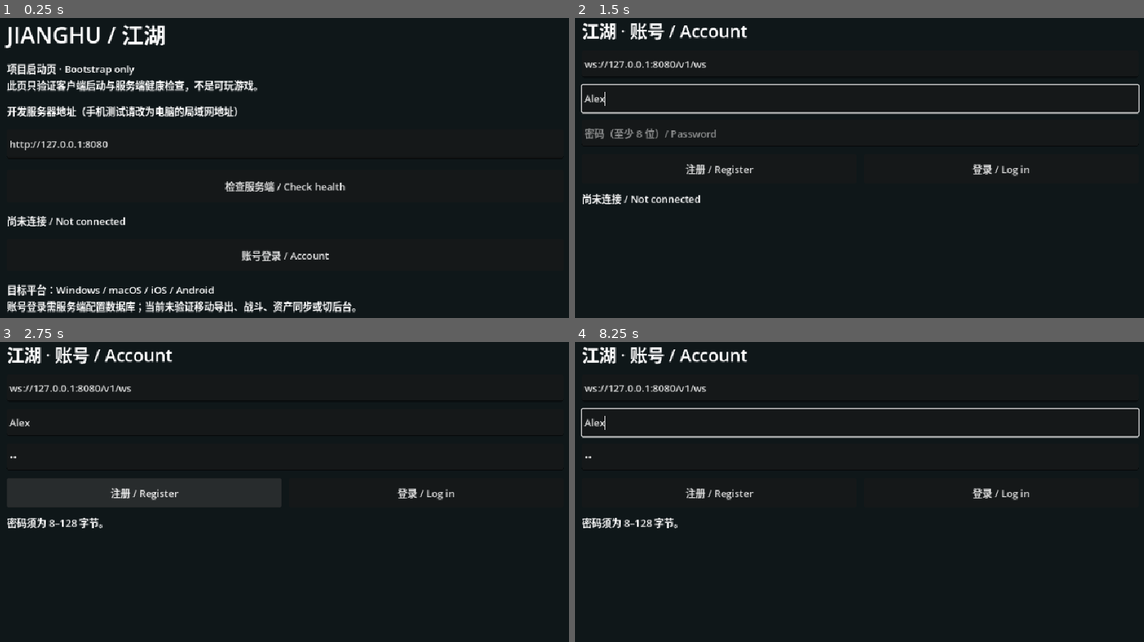
Above: before the commit, frames 1-4 (two rows, left to right).
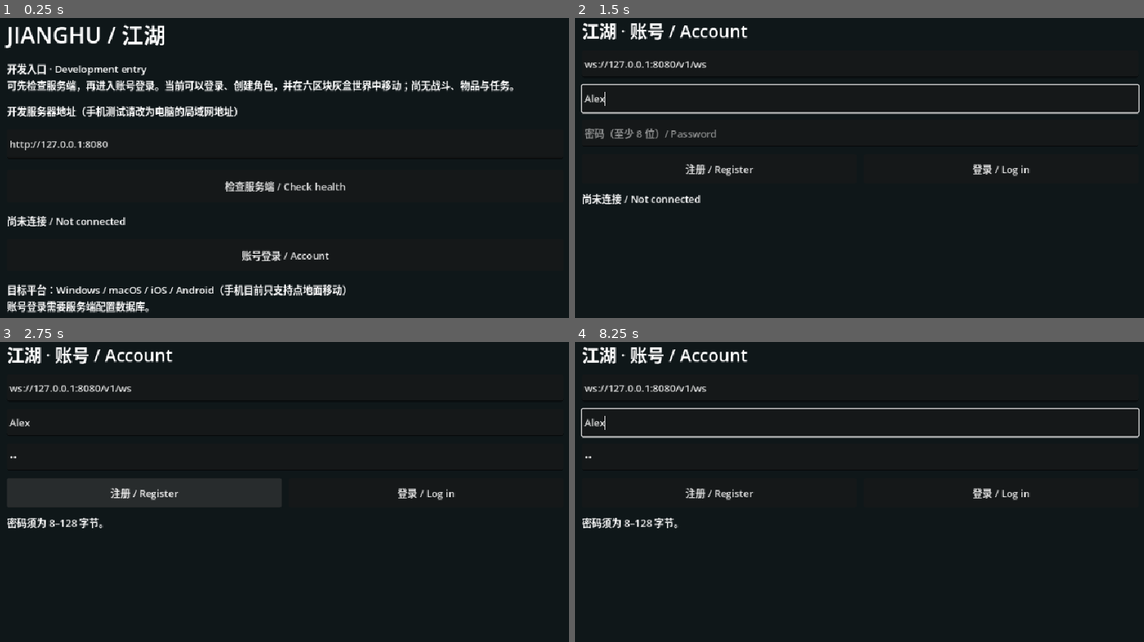
Above: after the commit, the same moments.

Repository: leiouliao-coder/jianghu
Game: Godot game, scene res://scenes/main.tscn
The game is run twice, just before and just after one commit, with the same random seed, the same clock (stepped at 60 frames per second) and the same inputs.
Inputs (mouse positions are in pixels of both pictures, inside the frame that each line leads up to):
- Up to frame 1 (0.25 s): no input
- Up to frame 2 (1.5 s): click "账号登录 / Account" at 0.5 s; click (859, 99) at 1.27 s; type "Alex" at 1.35 s
- Up to frame 3 (2.75 s): click (284, 456) at 1.5 s; type "12" at 1.58 s; click "注册 / Register" at 2 s
- Up to frame 4 (8.25 s): click "登录 / Log in" at 2.75 s; click "注册 / Register" at 3.5 s; click "登录 / Log in" at 4.25 s; click "注册 / Register" at 5 s; click "登录 / Log in" at 5.75 s; tap Enter at 6.5 s; move the mouse to (990, 501) at 6.52 s; hold S (move_stop) 6.53-7.25 s; click (990, 501) at 6.67 s; tap Home (camera_reset) at 7.25, 8 s; drag from (740, 540) to (831, 600) at 7.27 s; move the mouse to (922, 435) at 8.02 s; hold S (move_stop) from 8.03 s (still down); click (922, 435) at 8.17 s

The runs differ from the first frame. In frame 1, 6.3% of the frame differs, in the area x 1-91%, y 1-99%; in frame 2, 0.6%; in frame 3, 0.5%; in frame 4, 0.5%.

Commit message:
fix: world input swallowed by the account shell; dev polish
- The full-screen account Control used MOUSE_FILTER_STOP, so once the
  world was shown, right-click (move) and middle-drag (rotate) never
  reached it; only the wheel worked. The shell now ignores the mouse.
  New regression test injects real events at the window; it fails
  without the fix.
- world_view emits move_requested (used by the test).
- Dev database in compose.yaml maps to host port 5433, so it no longer
  clashes with a locally installed PostgreSQL on 5432; docs updated.
- Boot page text reflects the current state; window stretch aspect
  "expand" removes the side bars on wide windows.

Co-Authored-By: Claude Opus 5.5 <noreply@anthropic.com>

Diff:
--- a/client/project.godot
+++ b/client/project.godot
@@ -10,6 +10,7 @@
 window/size/viewport_width=960
 window/size/viewport_height=640
 window/stretch/mode="canvas_items"
+window/stretch/aspect="expand"
 
 [rendering]
 renderer/rendering_method="gl_compatibility"
--- a/client/scenes/account.tscn
+++ b/client/scenes/account.tscn
@@ -10,6 +10,7 @@
 anchor_bottom = 1.0
 grow_horizontal = 2
 grow_vertical = 2
+mouse_filter = 2
 script = ExtResource("1")
 
 [node name="Background" type="ColorRect" parent="."]
--- a/client/scenes/main.tscn
+++ b/client/scenes/main.tscn
@@ -44,7 +44,7 @@
 
 [node name="Notice" type="Label" parent="Margin/Content"]
 layout_mode = 2
-text = "项目启动页 · Bootstrap only\n此页只验证客户端启动与服务端健康检查，不是可玩游戏。"
+text = "开发入口 · Development entry\n可先检查服务端，再进入账号登录。当前可以登录、创建角色，并在六区块灰盒世界中移动；尚无战斗、物品与任务。"
 autowrap_mode = 3
 
 [node name="AddressLabel" type="Label" parent="Margin/Content"]
@@ -76,7 +76,7 @@
 [node name="Scope" type="Label" parent="Margin/Content"]
 layout_mode = 2
 size_flags_vertical = 3
-text = "目标平台：Windows / macOS / iOS / Android\n账号登录需服务端配置数据库；当前未验证移动导出、战斗、资产同步或切后台。"
+text = "目标平台：Windows / macOS / iOS / Android（手机目前只支持点地面移动）\n账号登录需要服务端配置数据库。"
 autowrap_mode = 3
 
 [node name="HealthRequest" type="HTTPRequest" parent="."]
--- a/client/scripts/world_view.gd
+++ b/client/scripts/world_view.gd
@@ -4,6 +4,7 @@
 ## move and renders what the server reports.
 
 signal leave_requested
+signal move_requested(target: Vector2, accept_risk: bool)
 
 const AREA_NAMES: Dictionary = {"service": "安全区", "pve": "野外（无强制PVP）", "risk": "风险区（可能遭受玩家攻击）"}
 
@@ -44,6 +45,7 @@
 
 
 func request_move(target: Vector2, accept_risk: bool = false) -> void:
+	move_requested.emit(target, accept_risk)
 	if client == null:
 		return
 	var req_id: String = client.request("move_to", {"x": target.x, "z": target.y, "accept_risk": accept_risk})
--- a/client/tests/test_world.gd
+++ b/client/tests/test_world.gd
@@ -30,6 +30,7 @@
 	await _test_camera()
 	_test_ground_point()
 	await _test_view_and_shell()
+	await _test_input_reaches_world()
 	if failures == 0:
 		print("PASS world view: interpolation, map, camera, picking, replies")
 	quit(0 if failures == 0 else 1)
@@ -134,3 +135,47 @@
 	_check(shell.world_view == null and shell.get_node("Margin").visible, "kick returns to the menu")
 	shell.queue_free()
 	await process_frame
+
+
+func _button(index: MouseButton, pressed: bool, pos: Vector2) -> InputEventMouseButton:
+	var e: InputEventMouseButton = InputEventMouseButton.new()
+	e.button_index = index
+	e.pressed = pressed
+	e.position = pos
+	e.global_position = pos
+	return e
+
+
+## Regression: the account shell is full-screen and once swallowed right and
+## middle clicks, so only the wheel worked. Inject events at the window, the
+## way real input arrives, instead of calling handlers directly.
+func _test_input_reaches_world() -> void:
+	var shell: Control = (load("res://scenes/account.tscn") as PackedScene).instantiate()
+	root.add_child(shell)
+	await process_frame
+	shell.call("_open_world", {"character_id": 1, "x": 0.0, "z": 0.0, "area": "A", "zone": "service", "map": MAP})
+	await process_frame
+	var view: Node3D = shell.world_view
+	var moves: Array[Vector2] = []
+	view.move_requested.connect(func(target: Vector2, _risk: bool) -> void: moves.append(target))
+	var center: Vector2 = Vector2(root.size) / 2.0
+	root.push_input(_button(MOUSE_BUTTON_RIGHT, true, center))
+	await process_frame
+	_check(moves.size() == 1, "right click on the ground requests a move")
+	var rig: CameraRig = view.rig
+	var yaw: float = rig.yaw
+	root.push_input(_button(MOUSE_BUTTON_MIDDLE, true, center))
+	var motion: InputEventMouseMotion = InputEventMouseMotion.new()
+	motion.position = center + Vector2(40, 0)
+	motion.relative = Vector2(40, 0)
+	motion.button_mask = MOUSE_BUTTON_MASK_MIDDLE
+	root.push_input(motion)
+	root.push_input(_button(MOUSE_BUTTON_MIDDLE, false, center))
+	await process_frame
+	_check(rig.yaw != yaw, "middle drag rotates the camera")
+	var distance: float = rig.distance
+	root.push_input(_button(MOUSE_BUTTON_WHEEL_DOWN, true, center))
+	await process_frame
+	_check(rig.distance != distance, "wheel zooms")
+	shell.queue_free()
+	await process_frame
Not shown, changed: server/README.md
Not shown, changed: server/compose.yaml
Not shown, changed: server/configs/.env.example
